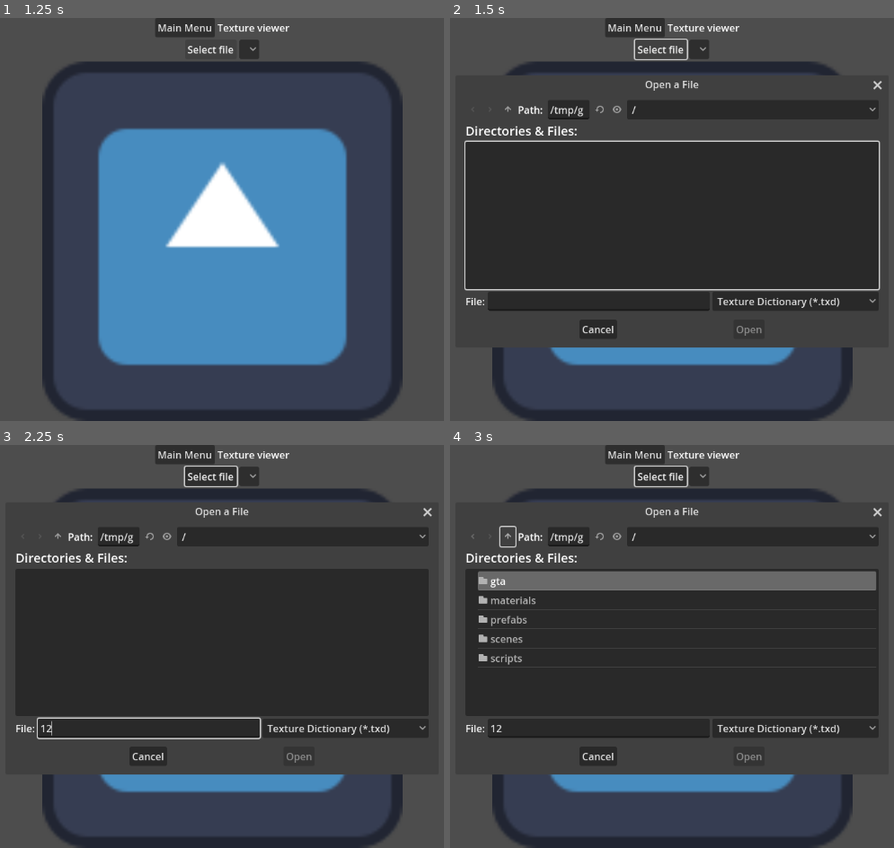
Above: before the commit, frames 1-4 (two rows, left to right).
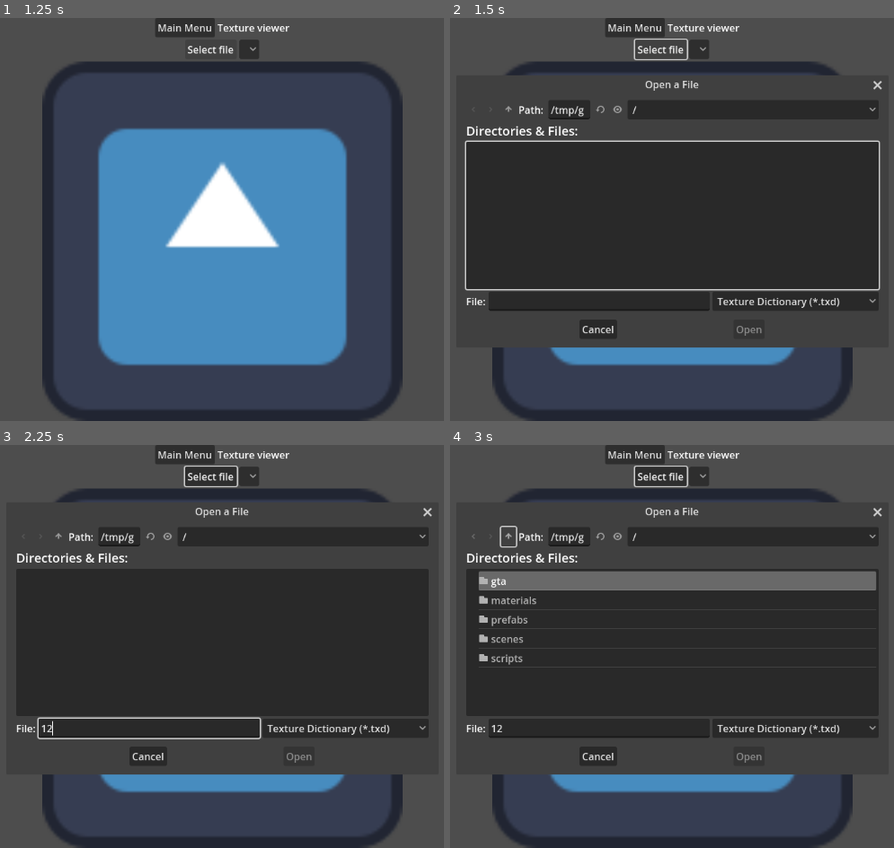
Above: after the commit, the same moments.

Repository: FOSS-Supremacy/OpenLiberty
Game: Godot game, scene res://startup.tscn
Same seed, same stepped clock (60 frames per second), same inputs: the game is played once before the commit and once after it. The engine's default icon, where the game draws it, is replaced by a stand-in: a white triangle on a blue panel in a dark square.
Inputs (mouse positions are in pixels of both pictures, inside the frame that each line leads up to):
- Up to frame 1 (1.25 s): click "Texture viewer" at 0.5 s
- Up to frame 2 (1.5 s): click "Select file" at 1.25 s
- Up to frame 3 (2.25 s): click (150, 727) at 2.02 s; type "12" at 2.1 s
- Up to frame 4 (3 s): click (507, 537) at 2.75 s

Frame 1 is identical in both runs. In frame 2, 0.6% of the frame differs, in the area x 3-42%, y 21-73%; in frame 3, 0.5%; in frame 4, 0.9%, in the area x 3-42%, y 20-73%.
Error in both runs: Assertion failed: 7 (res://scripts/map_builder.gd:14)

Commit message:
Remove unused mesh loading code from Map Builder

Diff:
--- a/scripts/map_builder.gd
+++ b/scripts/map_builder.gd
@@ -124,26 +124,3 @@
 		instance.quaternion = rotation
 
 		map.add_child(instance)
-		return
-
-		var mesh := geometry.mesh
-		for surf_id in mesh.get_surface_count():
-			var material := mesh.surface_get_material(surf_id)
-
-			if item.flags & 0x04:
-				material.transparency = BaseMaterial3D.TRANSPARENCY_ALPHA_HASH
-				material.cull_mode = BaseMaterial3D.CULL_DISABLED
-
-			if material.has_meta("texture_name"):
-				var txd := RWTextureDict.new(AssetLoader.open_asset(item.txd_name + ".txd"))
-				var texture_name = material.get_meta("texture_name")
-
-				for raster in txd.textures:
-					if texture_name.matchn(raster.name):
-						material.albedo_texture = ImageTexture.create_from_image(raster.image)
-						break
-
-			mesh.surface_set_material(surf_id, material)
-
-		instance.mesh = mesh
-		map.add_child(instance)
